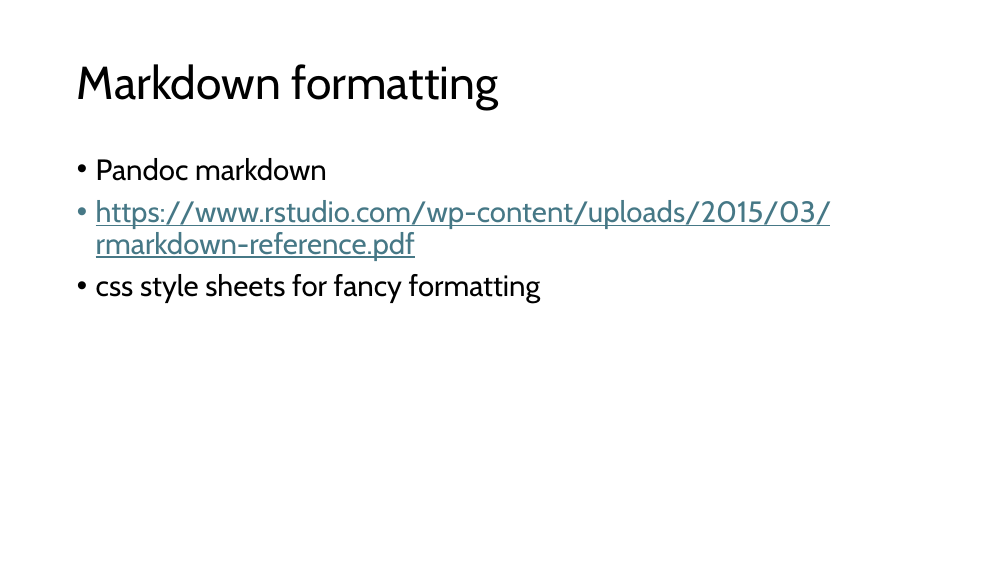
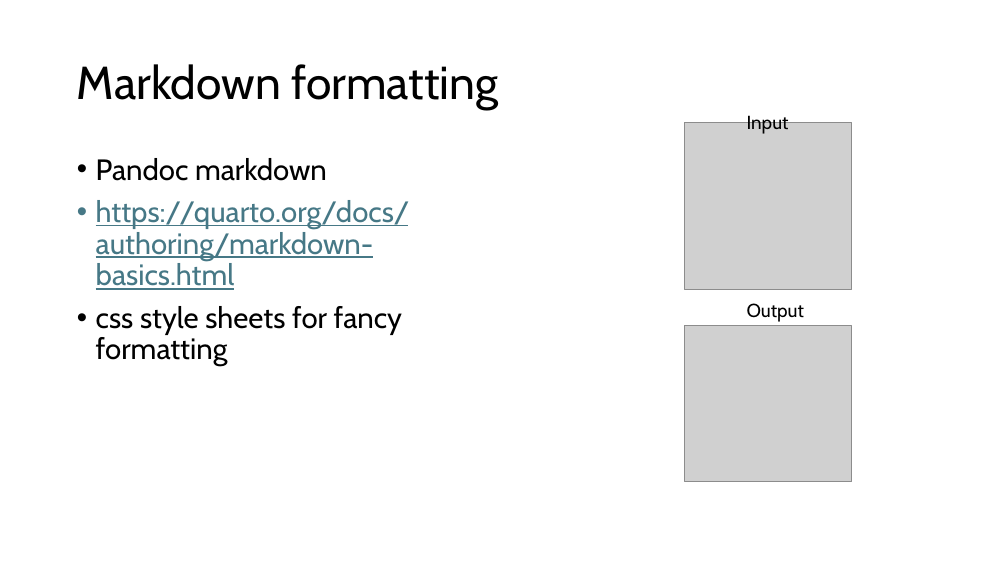
Before and after one commit to InteragencyEcologicalProgram/iep-data-workshop-2024, a slide deck: slide 7 of quartodemo/quartodemo.pptx. Drawn at 1008x567 pixels with LibreOffice and Linux fonts; fonts in the diff are those of the drawing; grey boxes stand for pictures. Boxes give left, top, right and bottom in pixels: in the first picture for what was removed or moved away, otherwise in the second. Text is boxed around its words. In the diff, an @@ line names an element or a change of style, - is before the commit and + after.

```diff
--- a/quartodemo/quartodemo.pptx
+++ b/quartodemo/quartodemo.pptx
@@ text added at (747, 114, 789, 134), 18 pt, text #000000 @@
+Input
@@ picture added at (685, 123, 852, 290) @@
@@ text at (96, 200, 410, 290): text changed @@
-• https://www.rstudio.com/wp-content/uploads/2015/03/rmarkdown-reference.pdf
+• https://quarto.org/docs/authoring/markdown-basics.html
@@ picture added at (685, 326, 852, 482) @@
@@ text added at (747, 303, 804, 322), 18 pt, text #000000 @@
+Output
```
Also in this commit, not shown: 7 other slides changed, 22 other files.
